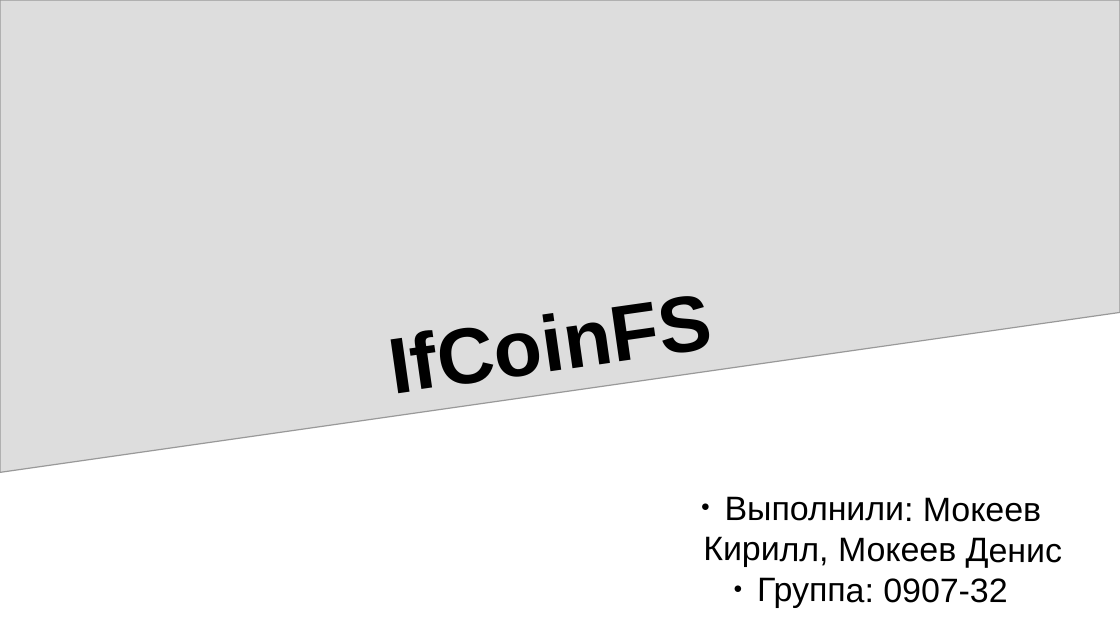
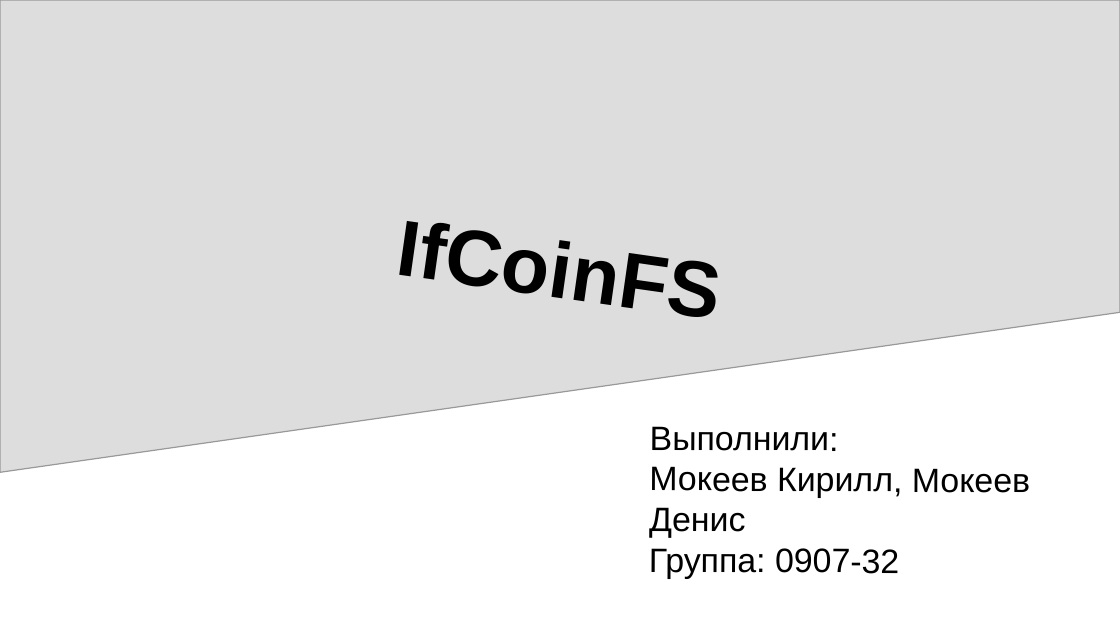
Before and after one commit to P0KAMOLODOY/Proekt, a slide deck: slide 1 of ifCoinFS.odp. Drawn at 1120x630 pixels with LibreOffice and Linux fonts; fonts in the diff are those of the drawing. Boxes give left, top, right and bottom in pixels: in the first picture for what was removed or moved away, otherwise in the second. Text is boxed around its words. In the diff, an @@ line names an element or a change of style, - is before the commit and + after.

```diff
--- a/ifCoinFS.odp
+++ b/ifCoinFS.odp
@@ freeform shape at (0, 0, 1120, 473): outline redrawn @@
@@ title "IfCoinFS": place and size @@
-title "IfCoinFS" at (42, 181, 1058, 500)
+title "IfCoinFS" at (395, 221, 717, 317)
@@ title "IfCoinFS" at (395, 221, 717, 317): rotation 351 to 8 degrees @@
@@ text "Выполнили:": place and size @@
-text "Выполнили:" at (703, 496, 1062, 608)
+text "Выполнили:" at (649, 426, 1030, 578)
@@ text at (649, 426, 1030, 538): text changed @@
-● Выполнили: Мокеев Кирилл, Мокеев Денис
+Выполнили:
+Мокеев Кирилл, Мокеев Денис
@@ text at (649, 548, 899, 578): alignment centre to left; bullet ● to none @@
```
Also in this commit, not shown: 2 other slides changed, 3 slides added.
